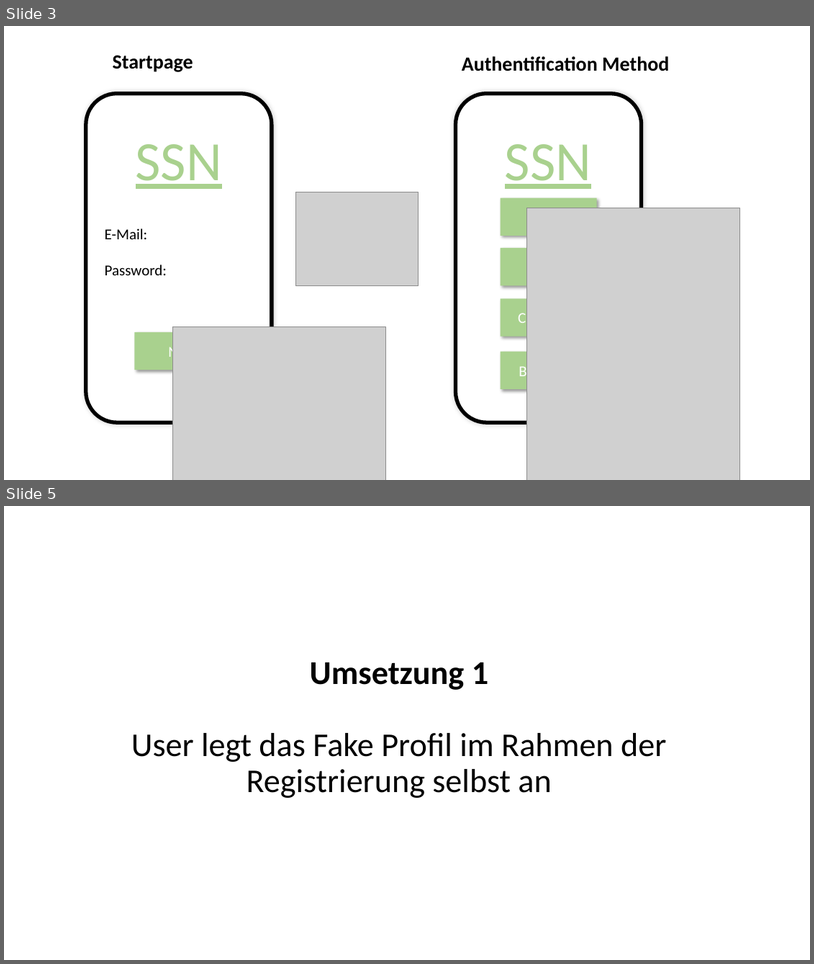
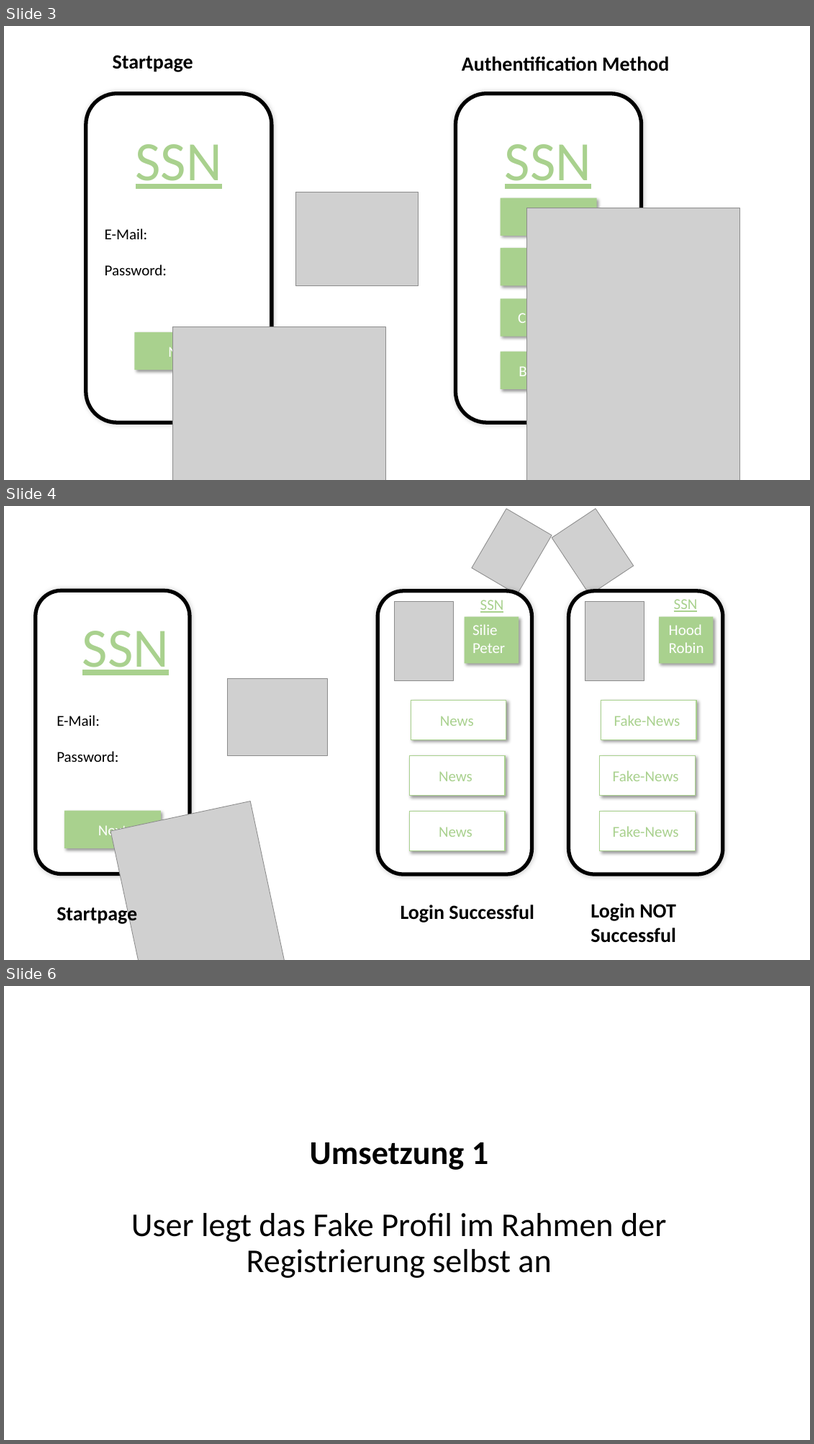
Before and after one commit to GrafDaniel/Authentifizierung21Jh, a slide deck: Konzept/Konzept.pptx. Shown one above the other, each under a label of ours: slides 3 and 5 before the commit, slides 3, 4 and 6 after it; the slides between them are not shown. The pictures are 814x964 and 814x1444 pixels, drawn with LibreOffice and Linux fonts; fonts in the diff are those of the drawing; grey boxes stand for pictures. Boxes give left, top, right and bottom in pixels: in the first picture for what was removed or moved away, otherwise in the second. Text is boxed around its words. In the diff, an @@ line names an element or a change of style, - is before the commit and + after.

Commit message:
Abbildung Loginvorgang

```diff
--- a/Konzept/Konzept.pptx
+++ b/Konzept/Konzept.pptx
@@ slide 4 added at box(4, 506, 810, 960), background #FFFFFF @@
@@ picture added at box(472, 509, 552, 595) @@
@@ picture added at box(552, 509, 634, 595) @@
@@ rounded rectangle added at box(36, 591, 190, 874), fill #FFFFFF, outline #000000 4.5 pt @@
@@ rounded rectangle added at box(378, 591, 532, 874), fill #FFFFFF, outline #000000 4.5 pt @@
@@ rounded rectangle added at box(569, 591, 723, 874), fill #FFFFFF, outline #000000 4.5 pt @@
@@ picture added at box(395, 602, 454, 680) @@
@@ text added at box(481, 600, 504, 613), 18 pt, text #A9D18E, underline @@
+SSN
@@ picture added at box(585, 602, 645, 680) @@
@@ text added at box(674, 599, 698, 612), 18 pt, text #A9D18E, underline @@
+SSN
@@ text added at box(82, 631, 169, 675), 66 pt, text #A9D18E, underline @@
+SSN
@@ rectangle added at box(465, 617, 520, 663), fill #A9D18E @@
@@ text added at box(473, 624, 505, 653), 18 pt, text #FFFFFF @@
+Silie
+Peter
@@ rectangle added at box(659, 617, 714, 663), fill #A9D18E @@
@@ text added at box(669, 624, 705, 653), 18 pt, text #FFFFFF @@
+Hood
+Robin
@@ picture added at box(228, 679, 328, 756) @@
@@ rectangle added at box(411, 700, 507, 739), fill #FFFFFF, outline #A9D18E 1 pt, 18 pt, text #A9D18E @@
+News
@@ rectangle added at box(602, 700, 697, 739), fill #FFFFFF, outline #A9D18E 1 pt, 18 pt, text #A9D18E @@
+Fake-News
@@ text added at box(57, 715, 118, 762), 18 pt, text #000000 @@
+E-Mail:
+Password:
@@ rectangle added at box(410, 755, 506, 795), fill #FFFFFF, outline #A9D18E 1 pt, 18 pt, text #A9D18E @@
+News
@@ rectangle added at box(600, 755, 696, 795), fill #FFFFFF, outline #A9D18E 1 pt, 18 pt, text #A9D18E @@
+Fake-News
@@ picture added at box(111, 800, 296, 960) @@
@@ rectangle added at box(378, 807, 467, 833), fill #A9D18E, 18 pt, text #FFFFFF @@
+Next
@@ rectangle added at box(64, 811, 161, 848), fill #A9D18E, 18 pt, text #FFFFFF @@
+Next
@@ rectangle added at box(410, 811, 506, 851), fill #FFFFFF, outline #A9D18E 1 pt, 18 pt, text #A9D18E @@
+News
@@ rectangle added at box(600, 811, 696, 851), fill #FFFFFF, outline #A9D18E 1 pt, 18 pt, text #A9D18E @@
+Fake-News
@@ text added at box(57, 903, 137, 924), 24 pt, text #000000, bold @@
+Startpage
@@ text added at box(401, 904, 535, 922), 24 pt, text #000000, bold @@
+Login Successful
@@ text added at box(591, 903, 676, 942), 24 pt, text #000000, bold @@
+Login NOT Successful
@@ what was slide 5 is now slide 6 @@
```
Also in this commit, not shown: 1 slide changed, 4 other files.
